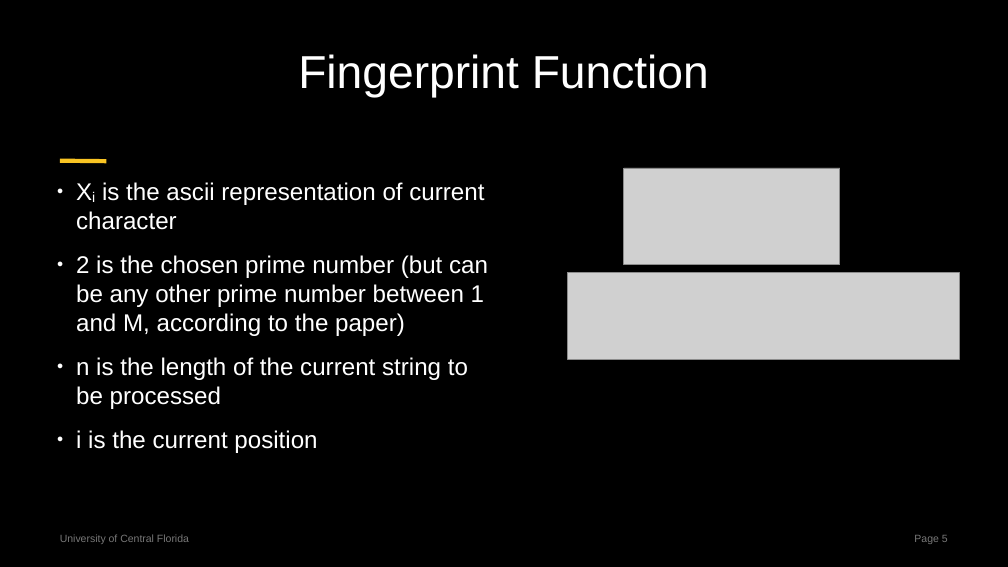
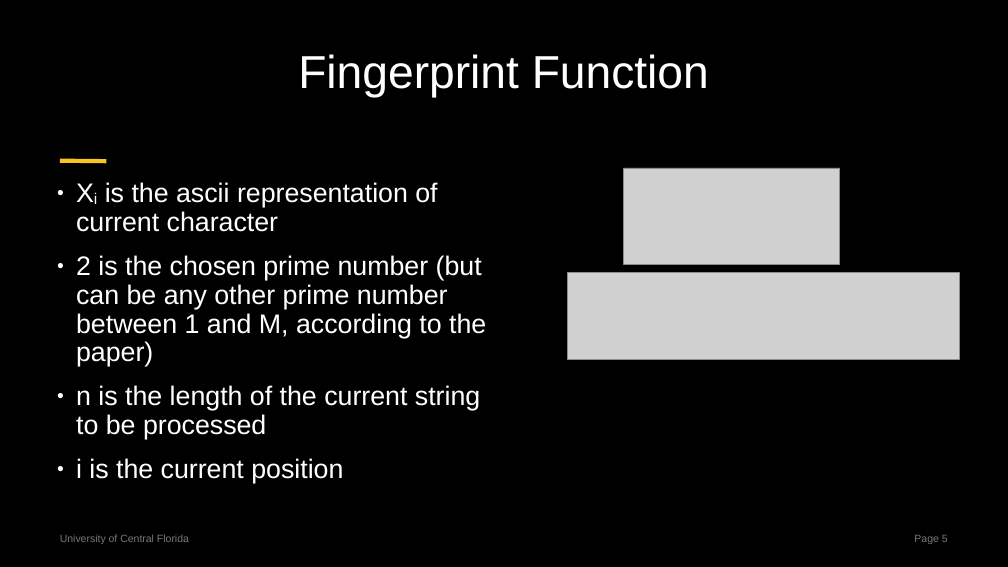
Before and after one commit to centuryhopper/Fall2022CourseContents, a slide deck: slide 5 of CAP6515/paper_presentation_files/rabin-karp-presentation.pptx. Drawn at 1008x567 pixels with LibreOffice and Linux fonts; fonts in the diff are those of the drawing; grey boxes stand for pictures. Boxes give left, top, right and bottom in pixels: in the first picture for what was removed or moved away, otherwise in the second. Text is boxed around its words. In the diff, an @@ line names an element or a change of style, - is before the commit and + after.

```diff
--- a/CAP6515/paper_presentation_files/rabin-karp-presentation.pptx
+++ b/CAP6515/paper_presentation_files/rabin-karp-presentation.pptx
@@ text "Xi is the ascii representation ..." at (76,182,486,483): size 23 to 25.4 pt; line spacing 1 to 0.9 @@
```
Also in this commit, not shown: 6 other slides changed.
